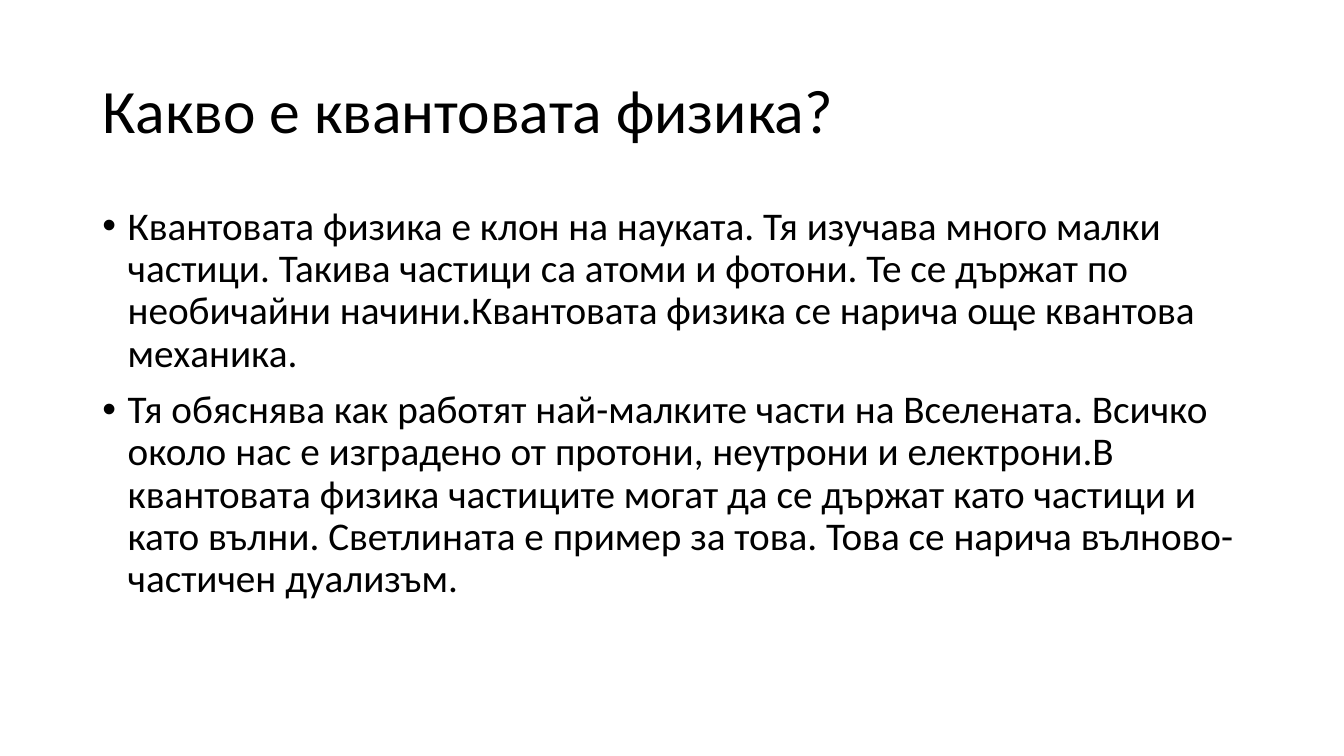
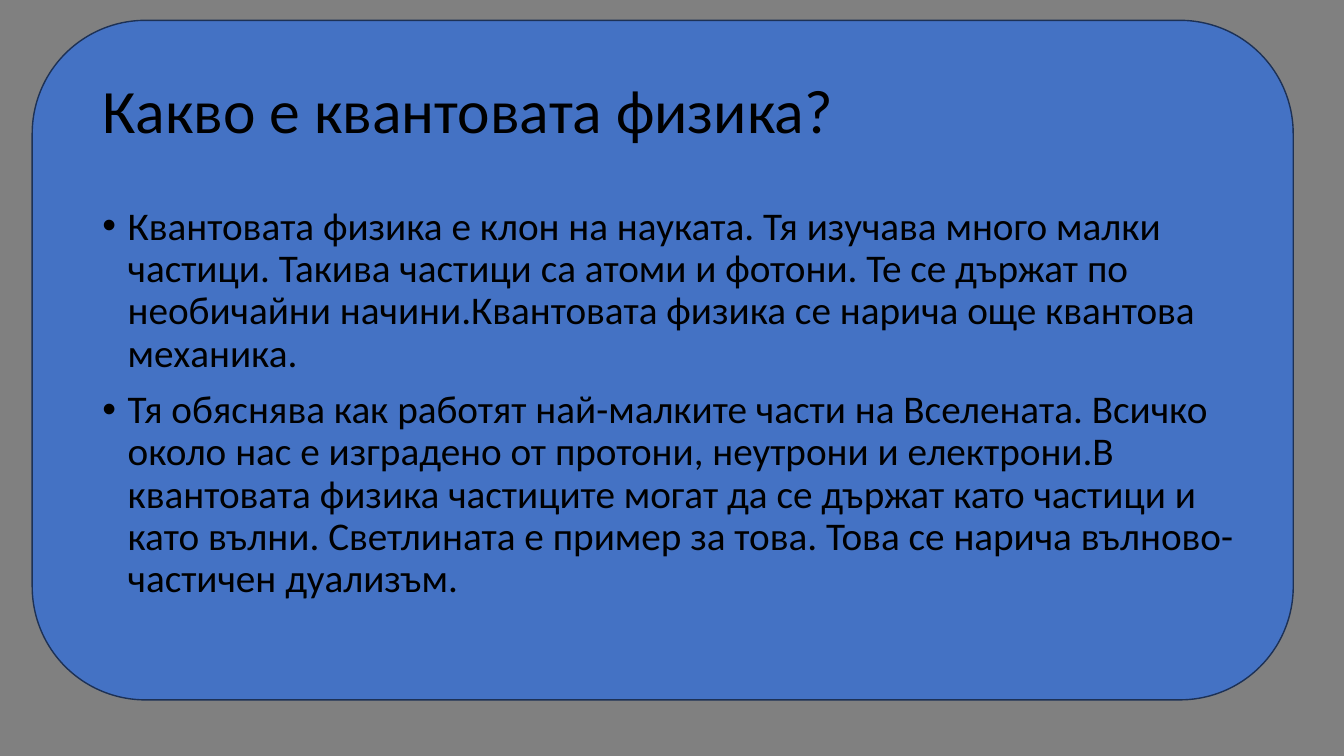
Before and after one commit to LAB5fire/PPQM, a slide deck: slide 2 of kvantova vizika.pptx. Drawn at 1344x756 pixels with LibreOffice and Linux fonts; fonts in the diff are those of the drawing. Boxes give left, top, right and bottom in pixels: in the first picture for what was removed or moved away, otherwise in the second. Text is boxed around its words. In the diff, an @@ line names an element or a change of style, - is before the commit and + after.

```diff
--- a/kvantova vizika.pptx
+++ b/kvantova vizika.pptx
@@ background #FFFFFF to #808080 @@
@@ rounded rectangle added at box(32, 20, 1294, 700), fill #4472C4, outline #1E3256 1 pt @@
```
Also in this commit, not shown: 1 other slide changed, 1 slide added, 1 other file.
